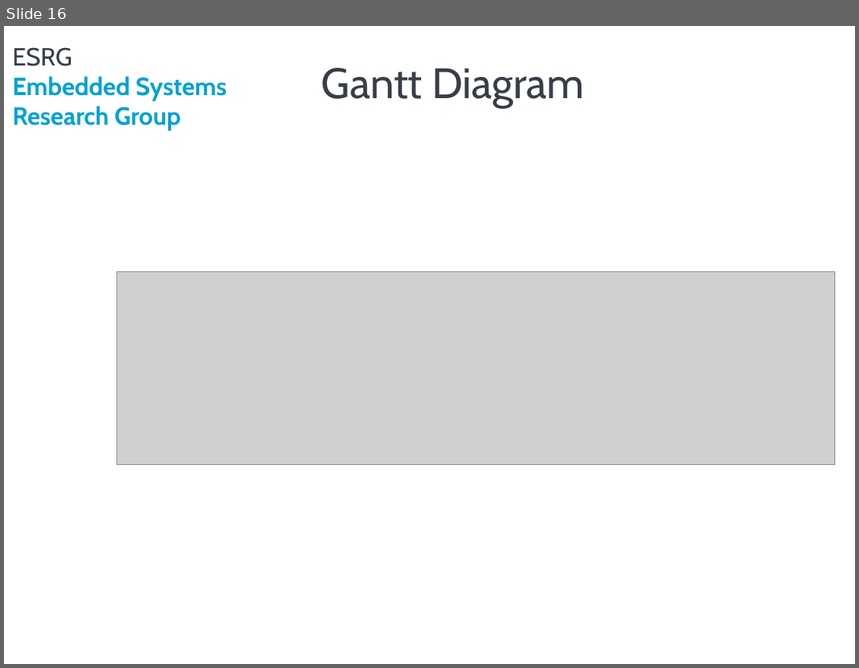
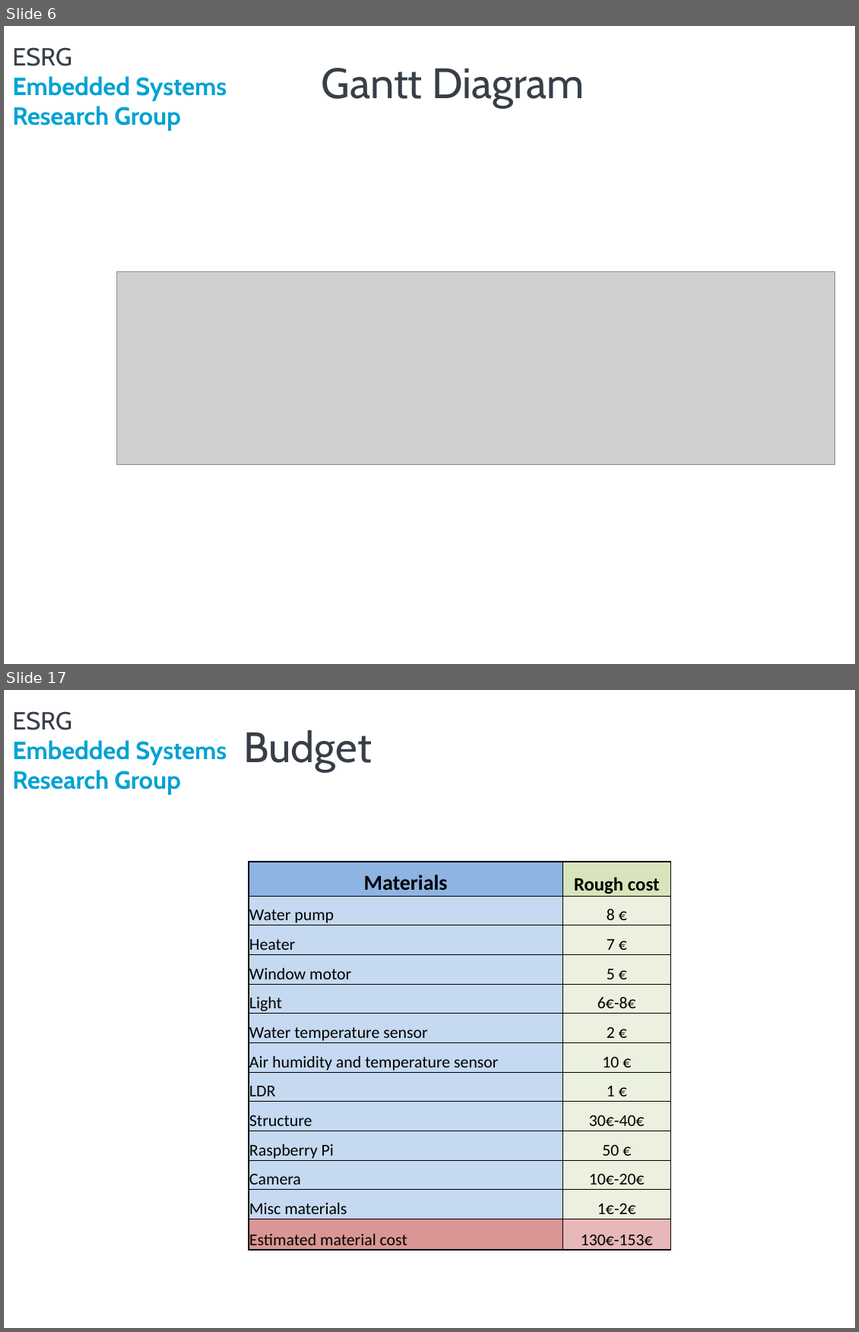
Before and after one commit to rafaelandrepedro/embebidos2122, a slide deck: Presentations/análise.pptx. Shown one above the other, each under a label of ours: slide 16 before the commit, slides 6 and 17 after it; the slides between them are not shown. The pictures are 859x668 and 859x1332 pixels, drawn with LibreOffice and Linux fonts; fonts in the diff are those of the drawing; grey boxes stand for pictures; background and template pictures are left out. Boxes give left, top, right and bottom in pixels: in the first picture for what was removed or moved away, otherwise in the second. Text is boxed around its words. In the diff, an @@ line names an element or a change of style, - is before the commit and + after.

```diff
--- a/Presentations/análise.pptx
+++ b/Presentations/análise.pptx
@@ slide 17 added at box(4, 690, 855, 1328), background #FFFFFF; not listed: 2 template elements that a slide beside it also shows @@
@@ title added at box(243, 730, 372, 772), 36 pt, text #373E48 @@
+Budget
@@ table added at box(248, 862, 671, 1253), 13 rows, 2 columns @@
+Materials | Rough cost
+Water pump | 8 €
+Heater | 7 €
+Window motor | 5 €
+Light | 6€-8€
+Water temperature sensor | 2 €
+Air humidity and temperature sensor | 10 €
+LDR | 1 €
+Structure | 30€-40€
+Raspberry Pi | 50 €
+Camera | 10€-20€
+Misc materials | 1€-2€
+Estimated material cost | 130€-153€
@@ what was slide 16 is now slide 6 @@
```
Also in this commit, not shown: 10 slides changed, 2 other slides added, 2 slides removed, 6 other files.
